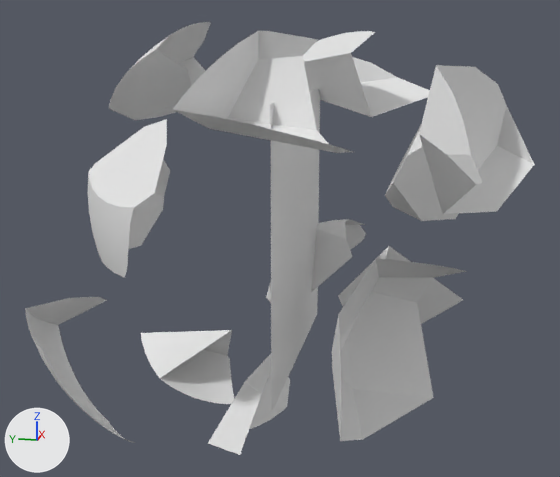
A saved change to the OBJ model Assets/Models/Shatter.obj.
Before and after are seen from a 50 mm camera at (-2.768, -0.515, 0.665) aimed at (0.016, 0.042, -0.031). The lights are fixed; the arrows at lower left show +X, +Y and +Z. Where no turn or scale is listed for an object, it has been applied to the vertices.

Objects in the first picture: 'cracked_moon', 'plane'.
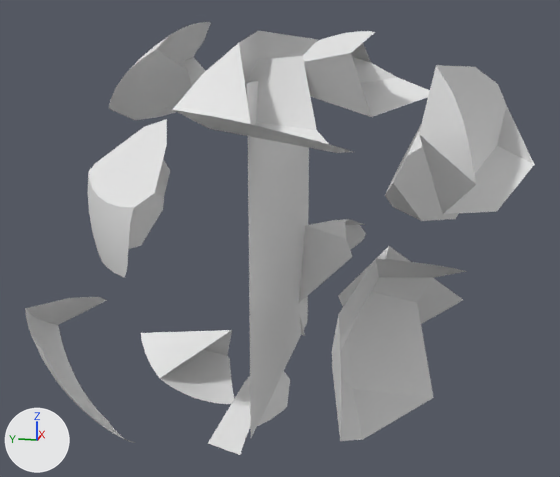
The newer file is also turned or shifted as a whole; pictures and numbers use the older file's frame.

Changed parts and their boxes (x1, y1, x2, y2) in the pictures (560 x 477 px; the box of a moved part takes in the faces that stretch with it):
'plane', reshaped (24% wider, 10% taller): before (270, 89, 320, 413); after (247, 81, 309, 438)
part 1 of me_cracked_moon, cut back: before (421, 135, 483, 185); after (421, 135, 476, 184)
part 2 of me_cracked_moon, moved or reshaped: before (172, 31, 318, 117); after (172, 31, 318, 124)
part 3 of me_cracked_moon, added: after (351, 43, 371, 62)

Patch to the scene script:
```diff
--- a/Assets/Models/Shatter.obj.py
+++ b/Assets/Models/Shatter.obj.py
@@ me_cracked_moon @@
 me_cracked_moon.from_pydata(...)  # 489 vertices, 724 faces; spans x -0.83..0.87, y -0.89..0.86, z -0.86..0.76
 # used by ob_cracked_moon; location = (0.0, 0.0, 0.0)
 # verts and faces of me_cracked_moon; kept vertices keep their numbers, new ones are numbered from 489
 # before: 331 (-0.34, -0.64, 0.26) at pixel (476, 184), 332 (-0.18, -0.46, 0.39) at pixel (419, 133), 334 (-0.36, -0.66, 0.27) at pixel (482, 182), 335 (-0.35, -0.62, 0.35) at pixel (471, 154), 336 (-0.28, -0.55, 0.34) at pixel (447, 154)
 # before: 343 (-0.37, 0.03, 0.63) at pixel (258, 59), 450 (-0.47, 0.17, 0.43) at pixel (209, 128), 451 (-0.48, 0.07, 0.68) at pixel (239, 42), 452 (-0.42, 0.02, 0.72) at pixel (258, 30), 454 (-0.58, 0.15, 0.59) at pixel (202, 73)
 # before: 455 (-0.53, 0.11, 0.64) at pixel (219, 57), 458 (-0.42, -0.01, 0.71) at pixel (268, 30), 459 (-0.43, -0.16, 0.69) at pixel (318, 39), 460 (-0.64, 0.22, 0.49) at pixel (172, 109), 461 (-0.61, 0.19, 0.54) at pixel (185, 92)
 # before: 462 (-0.71, -0.02, 0.46) at pixel (250, 124), 463 (-0.69, 0.09, 0.48) at pixel (211, 115)
 # before: 378 (0.63, 0.09, 0.65), 383 (0.67, -0.23, 0.6) at pixel (370, 62), 384 (0.66, -0.11, 0.64), 387 (0.63, 0.08, 0.65), 388 (0.65, -0.02, 0.65)
 # before: 389 (0.52, -0.09, 0.71) at pixel (334, 35), 390 (0.55, -0.04, 0.7) at pixel (323, 38), 393 (0.43, -0.19, 0.73) at pixel (358, 31), 394 (0.47, -0.15, 0.73) at pixel (347, 32), 395 (0.61, 0.08, 0.66)
+# me_cracked_moon part 1
+delete_vertices([334, 336])  # with the faces that use them
+faces += [(331, 335, 332)]
+# me_cracked_moon part 2
+delete_vertices([455, 458, 461])  # with the faces that use them
+faces += [(450, 454, 451), (343, 452, 459), (343, 450, 451), (450, 460, 454), (454, 460, 463), (451, 454, 462)]
+faces += [(454, 463, 462)]
+# me_cracked_moon part 3
+faces += [(378, 395, 387), (387, 395, 388), (388, 395, 390), (384, 388, 390), (384, 390, 389), (384, 389, 394)]
+faces += [(383, 384, 394), (383, 394, 393)]
@@ me_plane @@
 me_plane.from_pydata(...)  # 4 vertices, 2 faces; spans x -0.475..0.53, y -0.028, z -0.501..0.501
 # used by ob_plane; location = (0.0, 0.0, 0.0)
 # verts and faces of me_plane; kept vertices keep their numbers, new ones are numbered from 4
 # before: 0 (-0.475, -0.028, 0.501) at pixel (270, 104), 1 (0.53, -0.028, -0.501) at pixel (317, 313), 2 (-0.475, -0.028, -0.501) at pixel (271, 413), 3 (0.53, -0.028, 0.501)
+# me_plane part 4
+delete_vertices([*range(0, 4)])  # with the faces that use them
+verts[4] = (-0.539, 0.028, -0.567)  # pixel (250, 439)
+verts[5] = (-0.539, 0.028, 0.567)  # pixel (247, 82)
+verts[6] = (0.594, 0.028, 0.567)
+verts[7] = (0.594, 0.028, -0.567)  # pixel (307, 321)
+faces += [(4, 5, 7), (5, 6, 7)]
```
